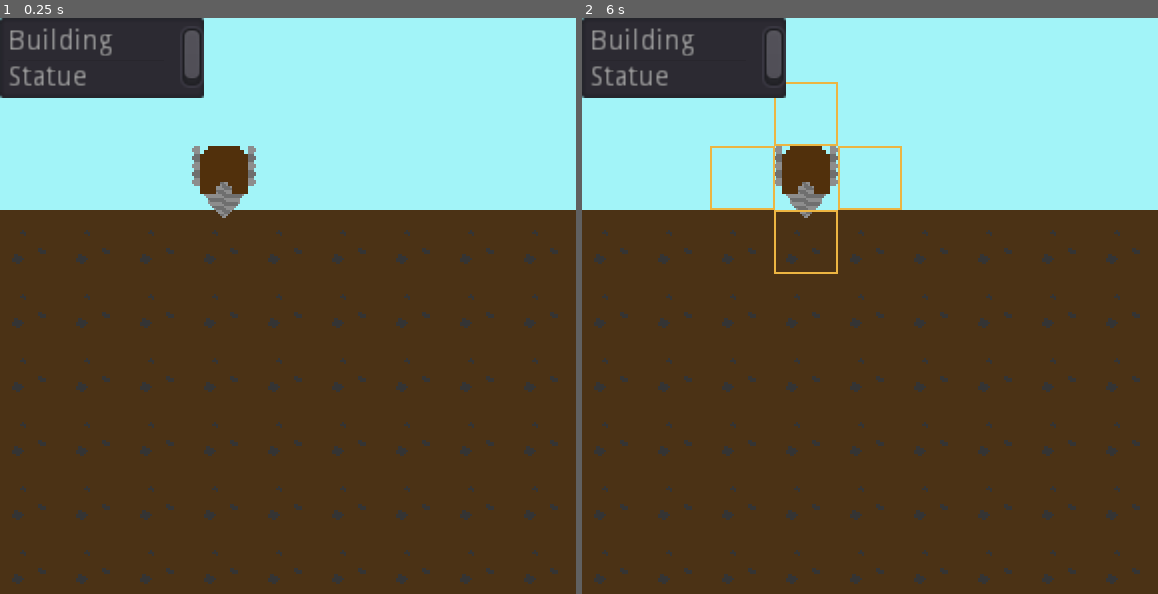
Above: before the commit, frames 1-2 (left to right).
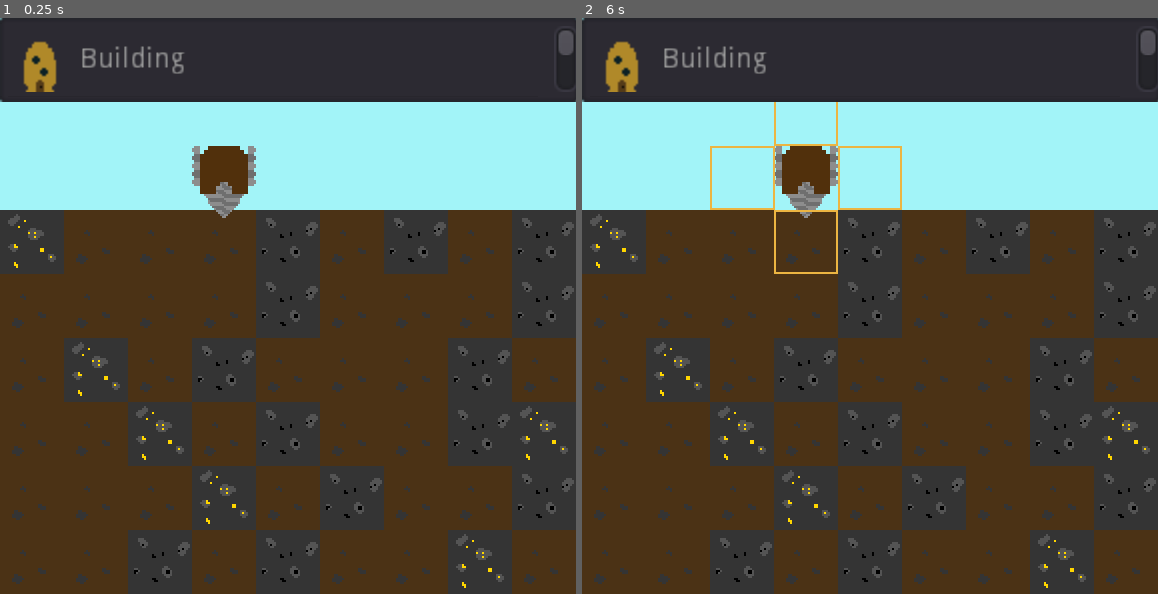
Above: after the commit, the same moments.

Repository: the-alex-g/LD48
Game: Godot game, scene res://Main/Main.tscn
Two runs of this game, one before a commit and one after it. Both use one fixed random seed, a clock stepped at 60 frames per second and the inputs below.
Inputs (mouse positions are in pixels of both pictures, inside the frame that each line leads up to):
- Up to frame 1 (0.25 s): no input
- Up to frame 2 (6 s): tap Enter at 0.5, 2, 3.5 s; move the mouse to (996, 277) at 0.52 s; click (996, 277) at 0.67 s; tap Space at 1.25, 2.75, 4.25 s; move the mouse to (754, 334) at 1.27 s; click (754, 334) at 1.42 s; move the mouse to (927, 179) at 2.02 s; click (927, 179) at 2.17 s; move the mouse to (841, 421) at 2.77 s; click (841, 421) at 2.92 s; move the mouse to (1042, 392) at 3.52 s; click (1042, 392) at 3.67 s; move the mouse to (697, 219) at 4.27 s; click (697, 219) at 4.42 s; move the mouse to (898, 306) at 5.02 s; click (898, 306) at 5.17 s; move the mouse to (783, 162) at 5.77 s; click (783, 162) at 5.92 s

The runs differ from the first frame. In frame 1, 34% of the frame differs, in the area x 0-100%, y 0-100%; in frame 2, 34%.

Commit message:
Add smelters

Diff:
--- /dev/null
+++ b/project/AnimatedTiles/GoldSmelter.tres
@@ -0,0 +1,17 @@
+[gd_resource type="AnimatedTexture" load_steps=5 format=2]
+
+[ext_resource path="res://Art/GoldSmelter/GoldSmelter2.png" type="Texture" id=1]
+[ext_resource path="res://Art/GoldSmelter/GoldSmelter0.png" type="Texture" id=2]
+[ext_resource path="res://Art/GoldSmelter/GoldSmelter3.png" type="Texture" id=3]
+[ext_resource path="res://Art/GoldSmelter/GoldSmelter1.png" type="Texture" id=4]
+
+[resource]
+frames = 4
+fps = 3.0
+frame_0/texture = ExtResource( 2 )
+frame_1/texture = ExtResource( 4 )
+frame_1/delay_sec = 0.0
+frame_2/texture = ExtResource( 1 )
+frame_2/delay_sec = 0.0
+frame_3/texture = ExtResource( 3 )
+frame_3/delay_sec = 0.0
--- /dev/null
+++ b/project/AnimatedTiles/GoldTileBreak.tres
@@ -0,0 +1,23 @@
+[gd_resource type="AnimatedTexture" load_steps=7 format=2]
+
+[ext_resource path="res://Art/GoldTile5.png" type="Texture" id=1]
+[ext_resource path="res://Art/GoldTile0.png" type="Texture" id=2]
+[ext_resource path="res://Art/GoldTile4.png" type="Texture" id=3]
+[ext_resource path="res://Art/GoldTile1.png" type="Texture" id=4]
+[ext_resource path="res://Art/GoldTile3.png" type="Texture" id=5]
+[ext_resource path="res://Art/GoldTile2.png" type="Texture" id=6]
+
+[resource]
+frames = 6
+fps = 2.0
+frame_0/texture = ExtResource( 2 )
+frame_1/texture = ExtResource( 4 )
+frame_1/delay_sec = 0.0
+frame_2/texture = ExtResource( 6 )
+frame_2/delay_sec = 0.0
+frame_3/texture = ExtResource( 5 )
+frame_3/delay_sec = 0.0
+frame_4/texture = ExtResource( 3 )
+frame_4/delay_sec = 0.0
+frame_5/texture = ExtResource( 1 )
+frame_5/delay_sec = 0.0
--- /dev/null
+++ b/project/AnimatedTiles/IronSmelter.tres
@@ -0,0 +1,17 @@
+[gd_resource type="AnimatedTexture" load_steps=5 format=2]
+
+[ext_resource path="res://Art/IronSmelter/IronSmelter0.png" type="Texture" id=1]
+[ext_resource path="res://Art/IronSmelter/IronSmelter2.png" type="Texture" id=2]
+[ext_resource path="res://Art/IronSmelter/IronSmelter1.png" type="Texture" id=3]
+[ext_resource path="res://Art/IronSmelter/IronSmelter3.png" type="Texture" id=4]
+
+[resource]
+frames = 4
+fps = 2.0
+frame_0/texture = ExtResource( 1 )
+frame_1/texture = ExtResource( 3 )
+frame_1/delay_sec = 0.0
+frame_2/texture = ExtResource( 2 )
+frame_2/delay_sec = 0.0
+frame_3/texture = ExtResource( 4 )
+frame_3/delay_sec = 0.0
--- /dev/null
+++ b/project/AnimatedTiles/IronTileBreak.tres
@@ -0,0 +1,23 @@
+[gd_resource type="AnimatedTexture" load_steps=7 format=2]
+
+[ext_resource path="res://Art/IronTile0.png" type="Texture" id=1]
+[ext_resource path="res://Art/IronTile1.png" type="Texture" id=2]
+[ext_resource path="res://Art/IronTile5.png" type="Texture" id=3]
+[ext_resource path="res://Art/IronTile3.png" type="Texture" id=4]
+[ext_resource path="res://Art/IronTile4.png" type="Texture" id=5]
+[ext_resource path="res://Art/IronTile2.png" type="Texture" id=6]
+
+[resource]
+frames = 6
+fps = 1.5
+frame_0/texture = ExtResource( 1 )
+frame_1/texture = ExtResource( 2 )
+frame_1/delay_sec = 0.0
+frame_2/texture = ExtResource( 6 )
+frame_2/delay_sec = 0.0
+frame_3/texture = ExtResource( 4 )
+frame_3/delay_sec = 0.0
+frame_4/texture = ExtResource( 5 )
+frame_4/delay_sec = 0.0
+frame_5/texture = ExtResource( 3 )
+frame_5/delay_sec = 0.0
--- /dev/null
+++ b/project/AnimatedTiles/UndergroundGoldSmelter.tres
@@ -0,0 +1,16 @@
+[gd_resource type="AnimatedTexture" load_steps=5 format=2]
+
+[ext_resource path="res://Art/UndergroundGoldSmelter/UndergroundGoldSmelter1.png" type="Texture" id=1]
+[ext_resource path="res://Art/UndergroundGoldSmelter/UndergroundGoldSmelter0.png" type="Texture" id=2]
+[ext_resource path="res://Art/UndergroundGoldSmelter/UndergroundGoldSmelter2.png" type="Texture" id=3]
+[ext_resource path="res://Art/UndergroundGoldSmelter/UndergroundGoldSmelter3.png" type="Texture" id=4]
+
+[resource]
+frames = 4
+frame_0/texture = ExtResource( 2 )
+frame_1/texture = ExtResource( 1 )
+frame_1/delay_sec = 0.0
+frame_2/texture = ExtResource( 3 )
+frame_2/delay_sec = 0.0
+frame_3/texture = ExtResource( 4 )
+frame_3/delay_sec = 0.0
--- /dev/null
+++ b/project/AnimatedTiles/UndergroundIronSmelter.tres
@@ -0,0 +1,16 @@
+[gd_resource type="AnimatedTexture" load_steps=5 format=2]
+
+[ext_resource path="res://Art/UndergroundIronSmelter/UndergroundIronSmelter2.png" type="Texture" id=1]
+[ext_resource path="res://Art/UndergroundIronSmelter/UndergroundIronSmelter0.png" type="Texture" id=2]
+[ext_resource path="res://Art/UndergroundIronSmelter/UndergroundIronSmelter3.png" type="Texture" id=3]
+[ext_resource path="res://Art/UndergroundIronSmelter/UndergroundIronSmelter1.png" type="Texture" id=4]
+
+[resource]
+frames = 4
+frame_0/texture = ExtResource( 2 )
+frame_1/texture = ExtResource( 4 )
+frame_1/delay_sec = 0.0
+frame_2/texture = ExtResource( 1 )
+frame_2/delay_sec = 0.0
+frame_3/texture = ExtResource( 3 )
+frame_3/delay_sec = 0.0
--- a/project/CreatableItems/ItemArea.gd
+++ b/project/CreatableItems/ItemArea.gd
@@ -47,17 +47,22 @@
 
 func add_points()->void:
 	for row in area.x:
+		var offset := Vector2.ZERO
+		if area.x > 1:
+			offset.x -= 16
+		if area.y > 1:
+			offset.y -= 16
 		for column in area.y:
 			var tile_position = Position2D.new()
-			tile_position.position = Vector2(row*16, column*16)
+			tile_position.position = Vector2(row*32+offset.x, column*32+offset.y)
 			add_child(tile_position)
 
 
 func _draw()->void:
 	var size = area*32
 	draw_rect(Rect2(-size/2, size), Color(0.5, 0.5, 0.5, 0.5))
-#	for pos in get_children():
-#		draw_circle(pos.position, 3, Color.red)
+	for pos in get_children():
+		draw_circle(pos.position, 3, Color.red)
 
 
 func done()->void:
--- a/project/CreatableItems/itemList.gd
+++ b/project/CreatableItems/itemList.gd
@@ -9,12 +9,15 @@
 const ITEM_AREA := {
 	"Building":Vector2(1,1),
 	"Statue":Vector2(1,1),
+	"Gold Smelter":Vector2(2,1),
+	"Iron Smelter": Vector2(2,1),
 }
 
 # exported variables
 
 # variables
 var _ignore
+var _resources_to_build := ResourceManager.RESOURCES_TO_BUILD
 
 # onready variables
 
@@ -22,6 +25,17 @@
 func _on_ItemList_item_selected(index:int)->void:
 	var item_name = get_item_text(index)
 	var item_area = ITEM_AREA[item_name]
-	emit_signal("drop_item", item_area, item_name)
+	if _has_resources(item_name):
+		emit_signal("drop_item", item_area, item_name)
 	yield(get_tree().create_timer(0.2), 'timeout')
 	unselect(index)
+
+
+func _has_resources(item_name:String)->bool:
+	var resources_needed:Dictionary = _resources_to_build[item_name]
+	for resource in resources_needed:
+		var amount_available:int = ResourceManager.get(resource)
+		var amount_needed:int = resources_needed[resource]
+		if not amount_available >= amount_needed:
+			return false
+	return true
--- a/project/CreatableItems/itemList.tscn
+++ b/project/CreatableItems/itemList.tscn
@@ -1,11 +1,16 @@
-[gd_scene load_steps=2 format=2]
+[gd_scene load_steps=6 format=2]
 
 [ext_resource path="res://CreatableItems/itemList.gd" type="Script" id=1]
+[ext_resource path="res://Art/House.png" type="Texture" id=2]
+[ext_resource path="res://Art/Statue.png" type="Texture" id=3]
+[ext_resource path="res://Art/GoldSmelter/GoldSmelter1.png" type="Texture" id=4]
+[ext_resource path="res://Art/IronSmelter/IronSmelter0.png" type="Texture" id=5]
 
 [node name="ItemList" type="ItemList"]
-margin_right = 102.0
-margin_bottom = 40.0
-items = [ "Building", null, false, "Statue", null, false ]
+anchor_right = 1.0
+margin_right = -178.0
+margin_bottom = 42.0
+items = [ "Building", ExtResource( 2 ), false, "Statue", ExtResource( 3 ), false, "Gold Smelter", ExtResource( 4 ), false, "Iron Smelter", ExtResource( 5 ), false ]
 script = ExtResource( 1 )
 __meta__ = {
 "_edit_use_anchors_": false
--- a/project/Main/Main.gd
+++ b/project/Main/Main.gd
@@ -44,3 +44,7 @@
 	if is_okay:
 		_tile_map.place(_pending_item, points[0])
 		_item_patch.done()
+
+
+func _on_SmeltTimer_timeout()->void:
+	_tile_map.check_smelters()
--- a/project/Main/Main.tscn
+++ b/project/Main/Main.tscn
@@ -31,10 +31,14 @@
 margin_bottom = 96.0
 
 [node name="ItemList" parent="." instance=ExtResource( 5 )]
-items = [ "Building", null, false, "Statue", null, false ]
+margin_right = 289.0
 
 [node name="ItemArea" parent="." instance=ExtResource( 6 )]
+
+[node name="SmeltTimer" type="Timer" parent="."]
+autostart = true
 [connection signal="tile_destroyed" from="TileMap" to="." method="_on_TileMap_tile_destroyed"]
 [connection signal="drill" from="Drill" to="." method="_on_Drill_drill"]
 [connection signal="drop_item" from="ItemList" to="." method="_on_ItemList_drop_item"]
 [connection signal="check_position" from="ItemArea" to="." method="_on_ItemArea_check_position"]
+[connection signal="timeout" from="SmeltTimer" to="." method="_on_SmeltTimer_timeout"]
--- a/project/Main/TileMap.gd
+++ b/project/Main/TileMap.gd
@@ -8,29 +8,44 @@
 # constants
 const TILE_PROGRESSION := {
 	0:2,
+	7:8,
+	9:10,
 }
 const BREAKING_TILES := [
-	0,
+	0, 7, 9,
 ]
 const BREAKING_TILES_LOAD_PATHS := {
 	0:"res://AnimatedTiles/DirtTileBreak.tres",
+	7:"res://AnimatedTiles/GoldTileBreak.tres",
+	9:"res://AnimatedTiles/IronTileBreak.tres",
 }
 const EMPTY_UNDERGROUND_TILE := 1
 const CELL_SIZE := 32
 const NAME_TO_TILE_ABV := {
 	"Building":3,
 	"Statue":5,
+	"Gold Smelter":12,
+	"Iron Smelter":14
 }
 const NAME_TO_TILE_BLW := {
 	"Building":4,
-	"Statue":6
+	"Statue":6,
+	"Gold Smelter":11,
+	"Iron Smelter":13,
 }
 const UNDERGROUND_DEPENDENT_TILES := [
-	4, 6,
+	4, 6, 11, 13
 ]
 const ABOVEGROUND_DEPENDENT_TILES := [
-	3, 5,
+	3, 5, 12, 14
 ]
+const TILES_TO_RESOURCES := {
+	2:["dirt"], 8:["gold_ore", "stone"], 10:["iron_ore", "stone"]
+}
+const GROUND_TILES := [0, 0, 0, 0, 0, 0, 7, 9, 9,]
+const TILES_WORTH_CROWNS := {4:1, 5:1, 6:1, 3:1, 11:-1, 12:-1, 13:-1, 14:-1,}
+const GOLD_SMELTERS := [11, 12]
+const IRON_SMELTERS := [13, 14]
 # 0: dirt tile 1: empty underground tile 2: breaking dirt tile
 # exported variables
 
@@ -43,6 +58,7 @@
 
 
 func _ready()->void:
+	randomize()
 	_screensize = get_viewport_rect().size
 	_screensize_as_cells = _screensize/CELL_SIZE
 
@@ -76,14 +92,25 @@
 
 
 func _on_BreakTimer_timeout(tile_position:Vector2, timer:Timer)->void:
+	# get rid of the timer
 	timer.stop()
 	timer.queue_free()
+	# check if the tile yeilds resources
+	if TILES_TO_RESOURCES.has(get_cellv(tile_position)):
+		var resources:Array = TILES_TO_RESOURCES[get_cellv(tile_position)]
+		for resource in resources:
+			ResourceManager.set(resource, ResourceManager.get(resource)+1)
+	# blank out the cell
 	set_cellv(tile_position, EMPTY_UNDERGROUND_TILE)
+	# check if the cell above is a droppable item
 	var cell_above := tile_position+Vector2.UP
 	if UNDERGROUND_DEPENDENT_TILES.has(get_cellv(cell_above)):
 		set_cellv(cell_above, EMPTY_UNDERGROUND_TILE)
 	elif ABOVEGROUND_DEPENDENT_TILES.has(get_cellv(cell_above)):
 		set_cellv(cell_above, -1)
+	if TILES_WORTH_CROWNS.has(get_cellv(cell_above)):
+		ResourceManager.crowns -= TILES_WORTH_CROWNS[get_cellv(cell_above)]
+	# emit the signal
 	emit_signal("tile_destroyed")
 
 
@@ -94,7 +121,9 @@
 	for column in generation_range_x:
 		column += start_generating_at
 		for row in generation_range_y:
-			set_cell(row, column, 0)
+			var tile_index = randi()%GROUND_TILES.size()
+			var tile:int = GROUND_TILES[tile_index]
+			set_cell(row, column, tile)
 
 
 func check_position(points:PoolVector2Array)->bool:
@@ -110,9 +139,27 @@
 
 func place(item_name:String, location:Vector2)->void:
 	var tile_location := world_to_map(location)
+	var tile := 0
 	if get_cellv(tile_location) == EMPTY_UNDERGROUND_TILE:
-		var tile:int = NAME_TO_TILE_BLW[item_name]
-		set_cellv(tile_location, tile)
+		tile = NAME_TO_TILE_BLW[item_name]
 	else:
-		var tile:int = NAME_TO_TILE_ABV[item_name]
-		set_cellv(tile_location, tile)
+		tile = NAME_TO_TILE_ABV[item_name]
+	set_cellv(tile_location, tile)
+	if TILES_WORTH_CROWNS.has(tile):
+		ResourceManager.crowns += TILES_WORTH_CROWNS[tile]
+	var resources_needed:Dictionary = ResourceManager.RESOURCES_TO_BUILD[item_name]
+	for resource in resources_needed:
+		ResourceManager.set(resource, ResourceManager.get(resource)-resources_needed[resource])
+
+
+func check_smelters()->void:
+	var used_tiles := get_used_cells()
+	for tile in used_tiles:
+		if GOLD_SMELTERS.has(tile):
+			if ResourceManager.gold_ore > 0:
+				ResourceManager.gold_ore -= 1
+				ResourceManager.gold += 1
+		if IRON_SMELTERS.has(tile):
+			if ResourceManager.iron_ore > 0:
+				ResourceManager.iron_ore -= 1
+				ResourceManager.iron += 1
--- /dev/null
+++ b/project/ResourceManager.gd
@@ -0,0 +1,27 @@
+extends Node
+
+# signals
+
+# enums
+
+# constants
+const RESOURCES_TO_BUILD := {
+	"Building":{"dirt":1},
+	"Statue":{"stone":1},
+	"Gold Smelter":{"stone":2, "gold_ore":1},
+	"Iron Smelter":{"stone":2, "iron_ore":1},
+}
+
+# exported variables
+
+# variables
+var _ignore
+var gold_ore := 0
+var dirt := 0
+var iron_ore := 0
+var iron := 0
+var gold := 0
+var stone := 0
+var crowns := 0
+
+# onready variables
--- a/project/Tiles.tres
+++ b/project/Tiles.tres
@@ -7,6 +7,14 @@
 [ext_resource path="res://Art/UndergroundHouse.png" type="Texture" id=5]
 [ext_resource path="res://Art/Statue.png" type="Texture" id=6]
 [ext_resource path="res://Art/UndergroundStatue.png" type="Texture" id=7]
+[ext_resource path="res://Art/GoldTile0.png" type="Texture" id=8]
+[ext_resource path="res://AnimatedTiles/GoldTileBreak.tres" type="Texture" id=9]
+[ext_resource path="res://Art/IronTile0.png" type="Texture" id=10]
+[ext_resource path="res://AnimatedTiles/IronTileBreak.tres" type="Texture" id=11]
+[ext_resource path="res://AnimatedTiles/UndergroundGoldSmelter.tres" type="Texture" id=12]
+[ext_resource path="res://AnimatedTiles/GoldSmelter.tres" type="Texture" id=13]
+[ext_resource path="res://AnimatedTiles/IronSmelter.tres" type="Texture" id=14]
+[ext_resource path="res://AnimatedTiles/UndergroundIronSmelter.tres" type="Texture" id=15]
 
 [resource]
 0/name = "DirtTile.png 0"
@@ -107,3 +115,115 @@
 6/shape_one_way_margin = 0.0
 6/shapes = [  ]
 6/z_index = 0
+7/name = "GoldTile0.png 7"
+7/texture = ExtResource( 8 )
+7/tex_offset = Vector2( 0, 0 )
+7/modulate = Color( 1, 1, 1, 1 )
+7/region = Rect2( 0, 0, 32, 32 )
+7/tile_mode = 0
+7/occluder_offset = Vector2( 0, 0 )
+7/navigation_offset = Vector2( 0, 0 )
+7/shape_offset = Vector2( 0, 0 )
+7/shape_transform = Transform2D( 1, 0, 0, 1, 0, 0 )
+7/shape_one_way = false
+7/shape_one_way_margin = 0.0
+7/shapes = [  ]
+7/z_index = 0
+8/name = "GoldTileBreak.tres 8"
+8/texture = ExtResource( 9 )
+8/tex_offset = Vector2( 0, 0 )
+8/modulate = Color( 1, 1, 1, 1 )
+8/region = Rect2( 0, 0, 32, 32 )
+8/tile_mode = 0
+8/occluder_offset = Vector2( 0, 0 )
+8/navigation_offset = Vector2( 0, 0 )
+8/shape_offset = Vector2( 0, 0 )
+8/shape_transform = Transform2D( 1, 0, 0, 1, 0, 0 )
+8/shape_one_way = false
+8/shape_one_way_margin = 0.0
+8/shapes = [  ]
+8/z_index = 0
+9/name = "IronTile0.png 9"
+9/texture = ExtResource( 10 )
+9/tex_offset = Vector2( 0, 0 )
+9/modulate = Color( 1, 1, 1, 1 )
+9/region = Rect2( 0, 0, 32, 32 )
+9/tile_mode = 0
+9/occluder_offset = Vector2( 0, 0 )
+9/navigation_offset = Vector2( 0, 0 )
+9/shape_offset = Vector2( 0, 0 )
+9/shape_transform = Transform2D( 1, 0, 0, 1, 0, 0 )
+9/shape_one_way = false
+9/shape_one_way_margin = 0.0
+9/shapes = [  ]
+9/z_index = 0
+10/name = "IronTileBreak.tres 10"
+10/texture = ExtResource( 11 )
+10/tex_offset = Vector2( 0, 0 )
+10/modulate = Color( 1, 1, 1, 1 )
+10/region = Rect2( 0, 0, 32, 32 )
+10/tile_mode = 0
+10/occluder_offset = Vector2( 0, 0 )
+10/navigation_offset = Vector2( 0, 0 )
+10/shape_offset = Vector2( 0, 0 )
+10/shape_transform = Transform2D( 1, 0, 0, 1, 0, 0 )
+10/shape_one_way = false
+10/shape_one_way_margin = 0.0
+10/shapes = [  ]
+10/z_index = 0
+11/name = "UndergroundGoldSmelter.tres 11"
+11/texture = ExtResource( 12 )
+11/tex_offset = Vector2( 0, 0 )
+11/modulate = Color( 1, 1, 1, 1 )
+11/region = Rect2( 0, 0, 64, 32 )
+11/tile_mode = 0
+11/occluder_offset = Vector2( 0, 0 )
+11/navigation_offset = Vector2( 0, 0 )
+11/shape_offset = Vector2( 0, 0 )
+11/shape_transform = Transform2D( 1, 0, 0, 1, 0, 0 )
+11/shape_one_way = false
+11/shape_one_way_margin = 0.0
+11/shapes = [  ]
+11/z_index = 1
+12/name = "GoldSmelter.tres 12"
+12/texture = ExtResource( 13 )
+12/tex_offset = Vector2( 0, 0 )
+12/modulate = Color( 1, 1, 1, 1 )
+12/region = Rect2( 0, 0, 64, 32 )
+12/tile_mode = 0
+12/occluder_offset = Vector2( 0, 0 )
+12/navigation_offset = Vector2( 0, 0 )
+12/shape_offset = Vector2( 0, 0 )
+12/shape_transform = Transform2D( 1, 0, 0, 1, 0, 0 )
+12/shape_one_way = false
+12/shape_one_way_margin = 0.0
+12/shapes = [  ]
+12/z_index = 0
+13/name = "UndergroundIronSmelter.tres 13"
+13/texture = ExtResource( 15 )
+13/tex_offset = Vector2( 0, 0 )
+13/modulate = Color( 1, 1, 1, 1 )
+13/region = Rect2( 0, 0, 64, 32 )
+13/tile_mode = 0
+13/occluder_offset = Vector2( 0, 0 )
+13/navigation_offset = Vector2( 0, 0 )
+13/shape_offset = Vector2( 0, 0 )
+13/shape_transform = Transform2D( 1, 0, 0, 1, 0, 0 )
+13/shape_one_way = false
+13/shape_one_way_margin = 0.0
+13/shapes = [  ]
+13/z_index = 1
+14/name = "IronSmelter.tres 14"
+14/texture = ExtResource( 14 )
+14/tex_offset = Vector2( 0, 0 )
+14/modulate = Color( 1, 1, 1, 1 )
+14/region = Rect2( 0, 0, 64, 32 )
+14/tile_mode = 0
+14/occluder_offset = Vector2( 0, 0 )
+14/navigation_offset = Vector2( 0, 0 )
+14/shape_offset = Vector2( 0, 0 )
+14/shape_transform = Transform2D( 1, 0, 0, 1, 0, 0 )
+14/shape_one_way = false
+14/shape_one_way_margin = 0.0
+14/shapes = [  ]
+14/z_index = 0
--- a/project/project.godot
+++ b/project/project.godot
@@ -33,6 +33,7 @@
 [autoload]
 
 SelectionManager="*res://SelectionManager.gd"
+ResourceManager="*res://ResourceManager.gd"
 
 [display]
 
Binary file added: project/Art/GoldSmelter/GoldSmelter0.png
Not shown, added: project/Art/GoldSmelter/GoldSmelter0.png.import
Binary file added: project/Art/GoldSmelter/GoldSmelter1.png
Not shown, added: project/Art/GoldSmelter/GoldSmelter1.png.import
Binary file added: project/Art/GoldSmelter/GoldSmelter2.png
Not shown, added: project/Art/GoldSmelter/GoldSmelter2.png.import
Binary file added: project/Art/GoldSmelter/GoldSmelter3.png
Not shown, added: project/Art/GoldSmelter/GoldSmelter3.png.import
Binary file added: project/Art/GoldTile0.png
Not shown, added: project/Art/GoldTile0.png.import
Binary file added: project/Art/GoldTile1.png
Not shown, added: project/Art/GoldTile1.png.import
(and 52 more such lines)
